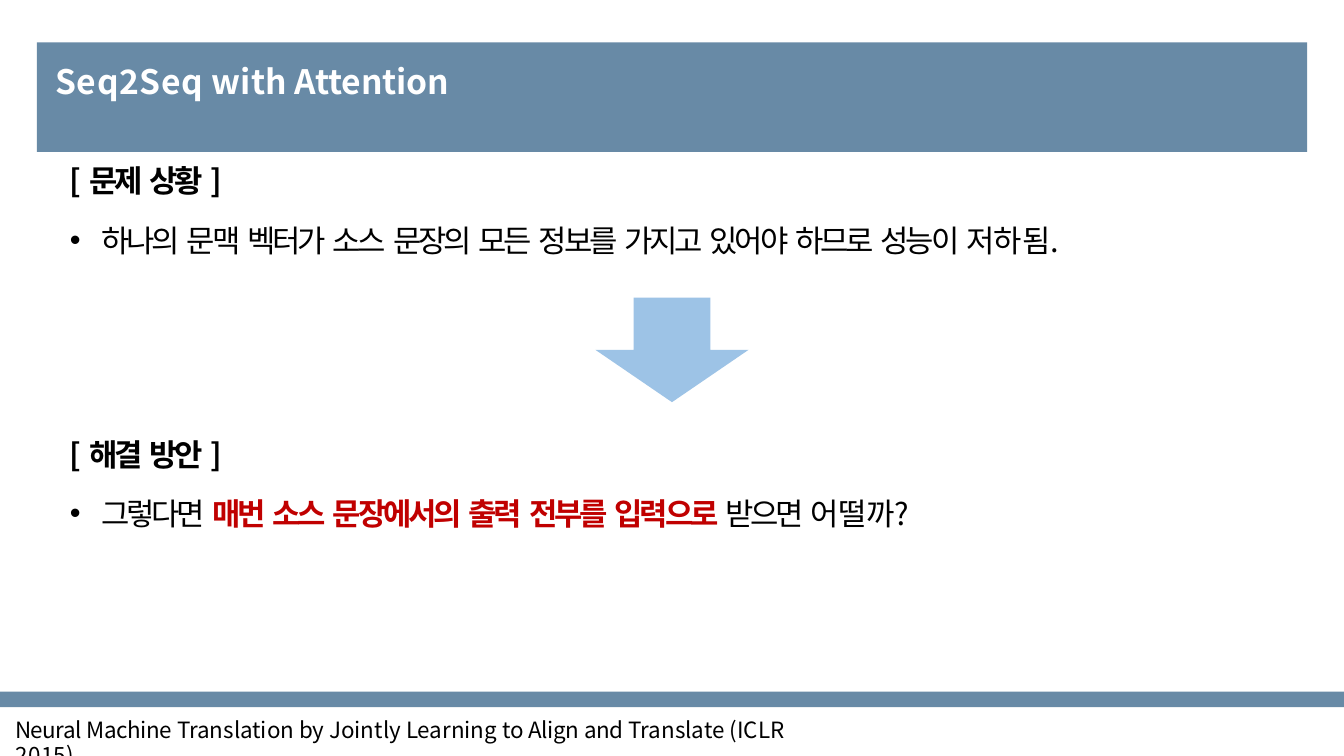
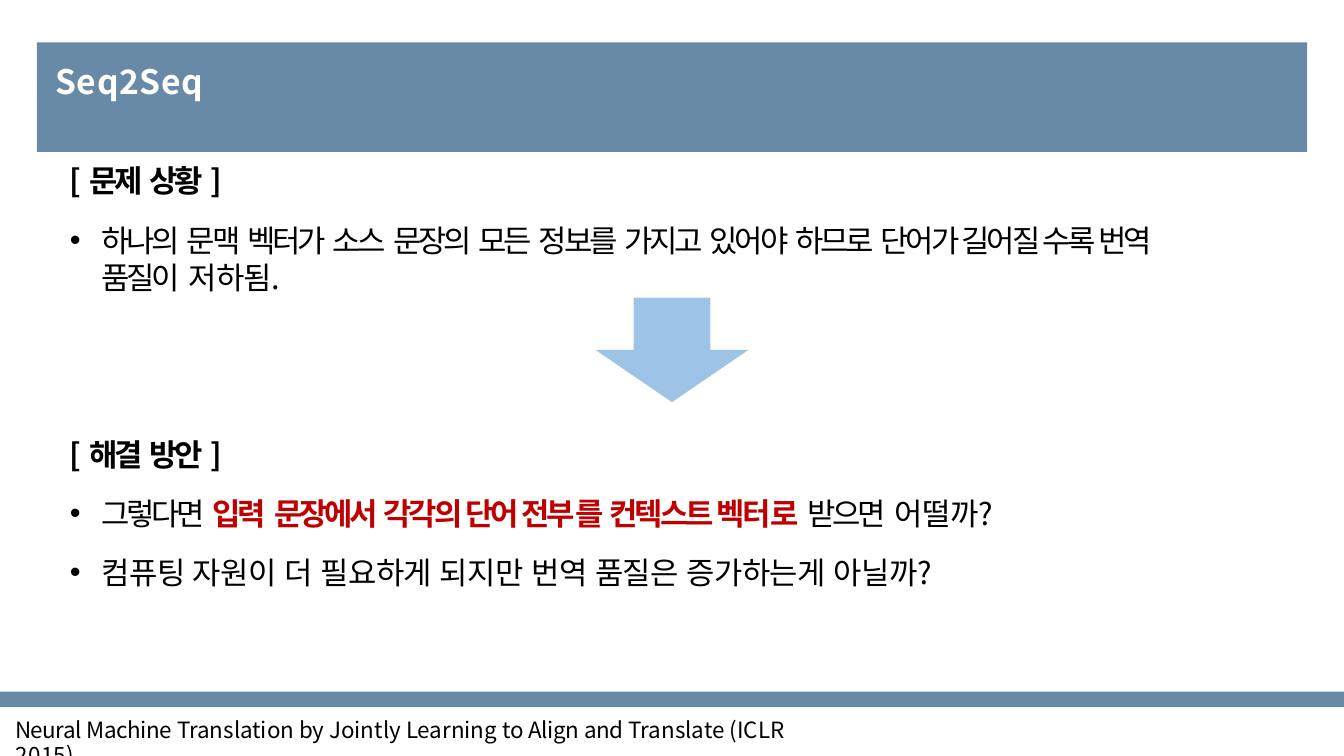
Before and after one commit to Gerutrute/paper_study, a slide deck: slide 5 of 논문 스터디_최희범_Attention is all you need.pptx. Drawn at 1344x756 pixels with LibreOffice and Linux fonts; fonts in the diff are those of the drawing. Boxes give left, top, right and bottom in pixels: in the first picture for what was removed or moved away, otherwise in the second. Text is boxed around its words. In the diff, an @@ line names an element or a change of style, - is before the commit and + after.

```diff
--- a/논문 스터디_최희범_Attention is all you need.pptx
+++ b/논문 스터디_최희범_Attention is all you need.pptx
@@ title "Seq2Seq" resized from (x1=36, y1=42, x2=1307, y2=125) to (x1=36, y1=42, x2=1307, y2=102) @@
@@ title at (x1=55, y1=68, x2=203, y2=101): text changed @@
-Seq2Seq with Attention
+Seq2Seq
@@ text at (x1=101, y1=226, x2=1151, y2=292): text changed @@
-• 하나의 문맥 벡터가 소스 문장의 모든 정보를 가지고 있어야 하므로 성능이 저하됨.
+• 하나의 문맥 벡터가 소스 문장의 모든 정보를 가지고 있어야 하므로 단어가 길어질 수록 번역 품질이 저하됨.
@@ text at (x1=101, y1=499, x2=993, y2=587): text changed; text colour #C00000 to #000000; bold off @@
-• 그렇다면 매번 소스 문장에서의 출력 전부를 입력으로 받으면 어떨까?
+• 그렇다면 입력 문장에서 각각의 단어 전부를 컨텍스트 벡터로 받으면 어떨까?
+• 컴퓨팅 자원이 더 필요하게 되지만 번역 품질은 증가하는게 아닐까?
```
Also in this commit, not shown: 4 other slides changed, 3 slides added, 2 slides removed.
